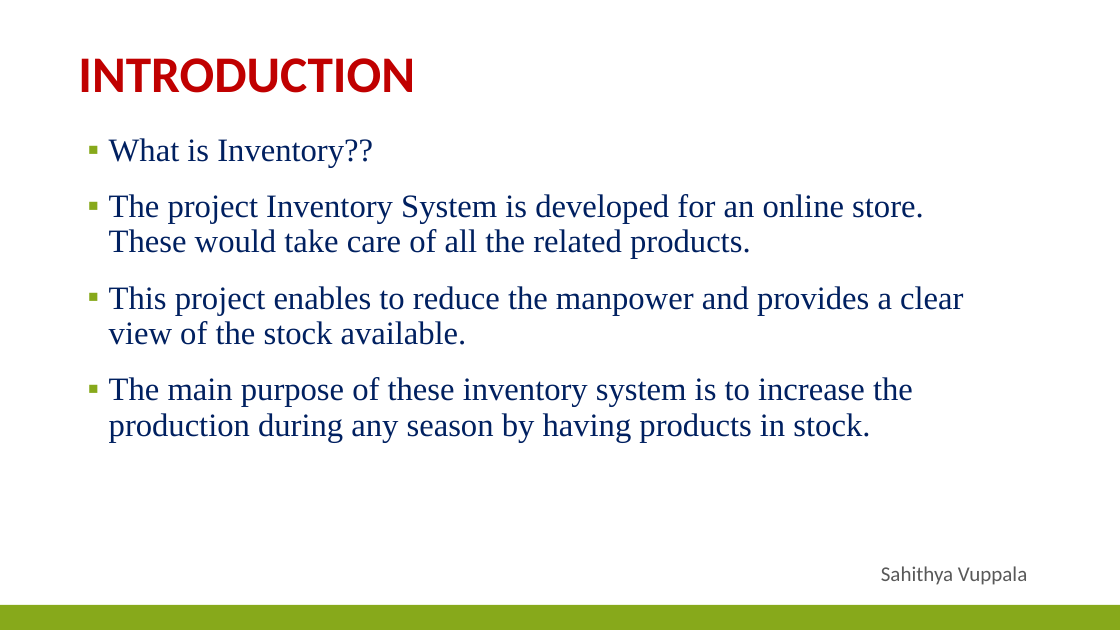
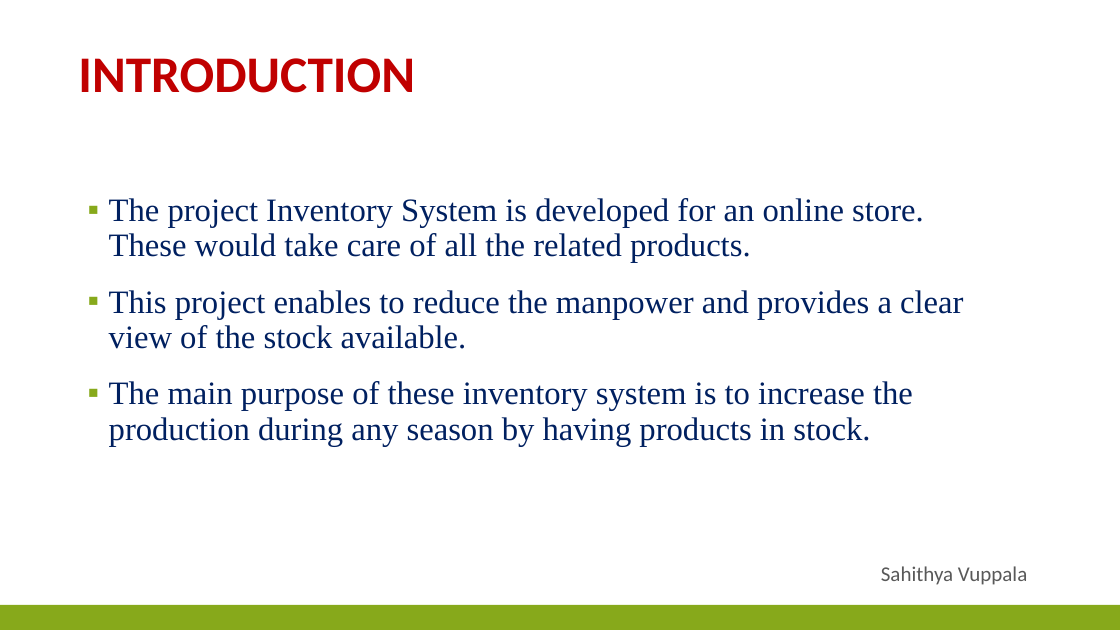
Before and after one commit to SahithyaVuppala/Inventory-System, a slide deck: slide 4 of InventorySystem-FinalPresentation.pptx. Drawn at 1120x630 pixels with LibreOffice and Linux fonts; fonts in the diff are those of the drawing. Boxes give left, top, right and bottom in pixels: in the first picture for what was removed or moved away, otherwise in the second. Text is boxed around its words. In the diff, an @@ line names an element or a change of style, - is before the commit and + after.

```diff
--- a/InventorySystem-FinalPresentation.pptx
+++ b/InventorySystem-FinalPresentation.pptx
@@ text at bbox=[109, 138, 373, 167]: paragraph removed @@
-▪ What is Inventory??
```
Also in this commit, not shown: 10 other slides changed, 1 slide added, 7 slides removed.
